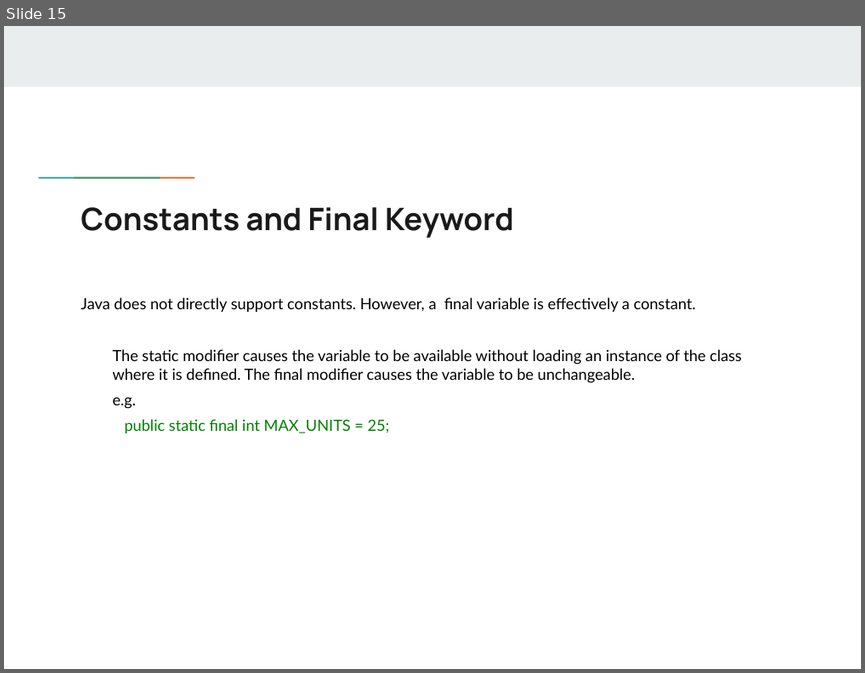
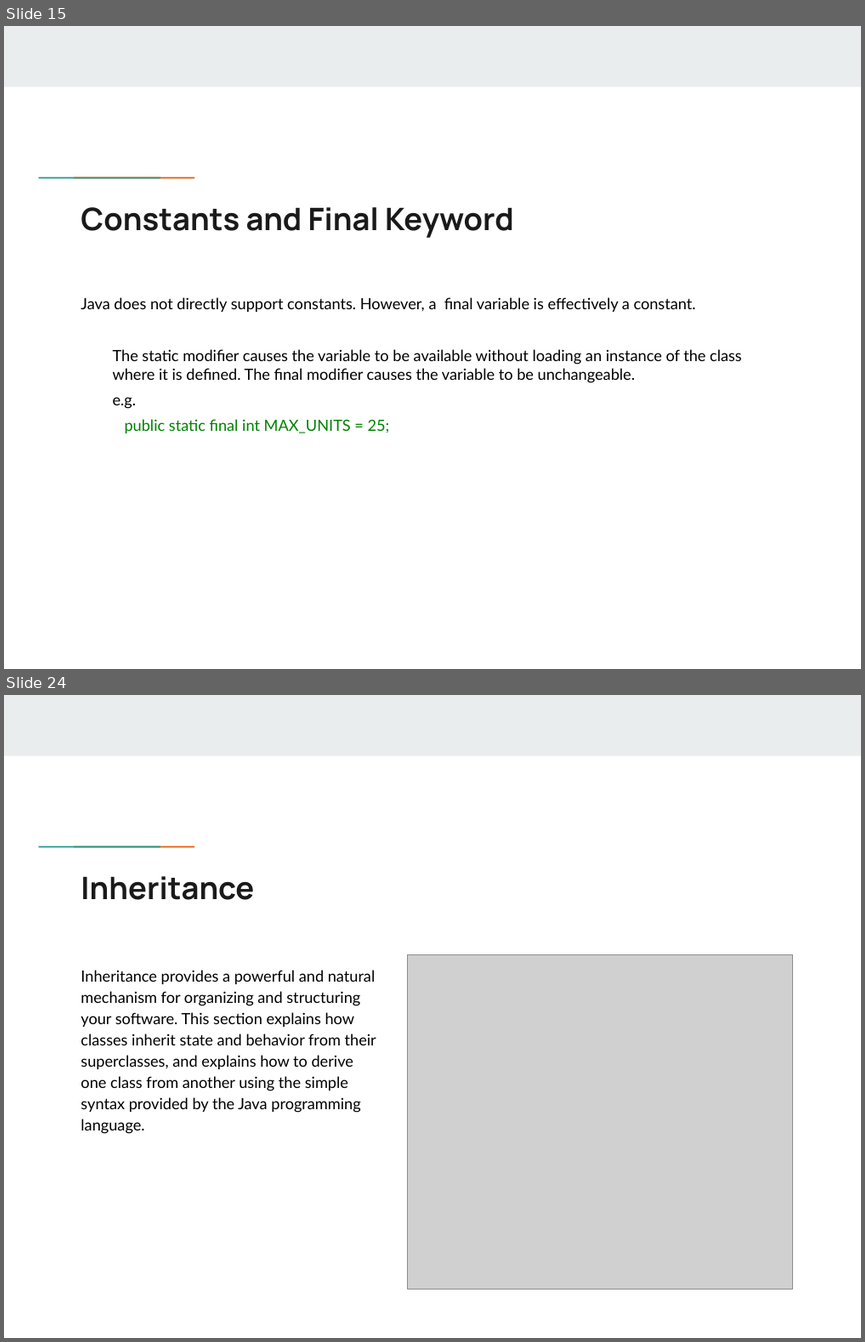
Before and after one commit to flyworker/java-workshop, a slide deck: JavaSE.pptx. Shown one above the other, each under a label of ours: slide 15 before the commit, slides 15 and 24 after it; the slides between them are not shown. The pictures are 865x673 and 865x1342 pixels, drawn with LibreOffice and Linux fonts; fonts in the diff are those of the drawing; grey boxes stand for pictures; background and template pictures are left out. Boxes give left, top, right and bottom in pixels: in the first picture for what was removed or moved away, otherwise in the second. Text is boxed around its words. In the diff, an @@ line names an element or a change of style, - is before the commit and + after.

```diff
--- a/JavaSE.pptx
+++ b/JavaSE.pptx
@@ slide 24 added at (x1=4, y1=695, x2=861, y2=1338), background #FFFFFF; not listed: 3 template elements that a slide beside it also shows @@
@@ title added at (x1=80, y1=876, x2=254, y2=900), 26 pt, text #1A1A1A, bold @@
+Inheritance
@@ text added at (x1=80, y1=970, x2=376, y2=1134), 13 pt, text #000000 @@
+Inheritance provides a powerful and natural mechanism for organizing and structuring your software. This section explains how classes inherit state and behavior from their superclasses, and explains how to derive one class from another using the simple syntax provided by the Java programming language.
@@ picture added at (x1=408, y1=954, x2=793, y2=1289) @@
```
Also in this commit, not shown: 9 other slides added.
